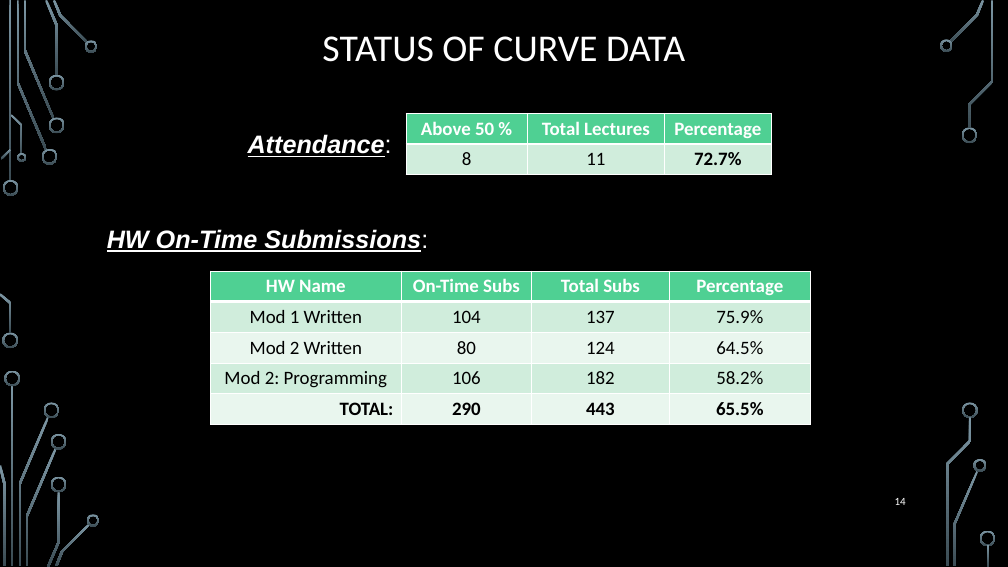
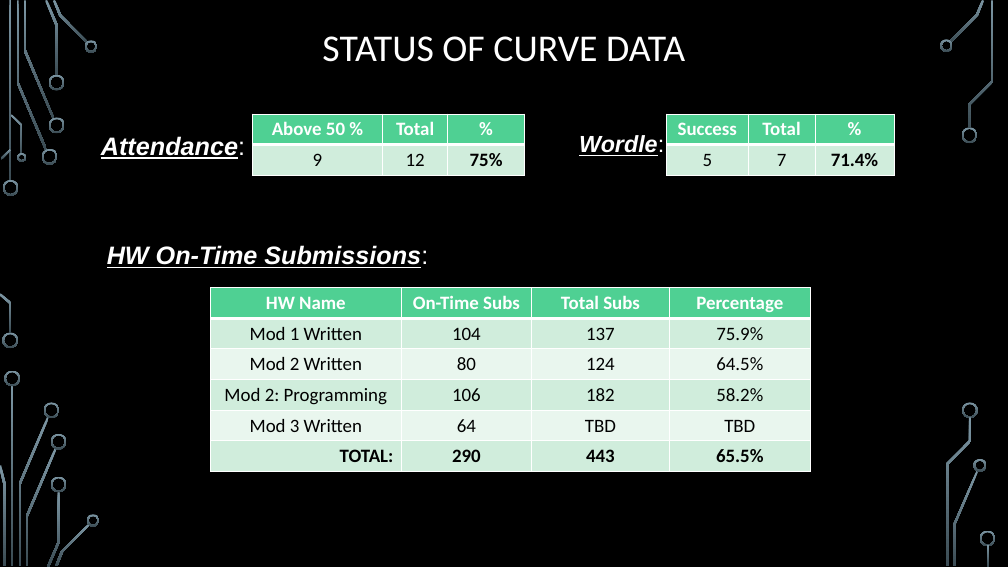
Before and after one commit to markfloryan/dmt2, a slide deck: slide 15 of slides/00-DailyAnnouncements.pptx (slide 14 before the commit). Drawn at 1008x567 pixels with LibreOffice and Linux fonts; fonts in the diff are those of the drawing; background and template pictures are left out. Boxes give left, top, right and bottom in pixels: in the first picture for what was removed or moved away, otherwise in the second. Text is boxed around its words. In the diff, an @@ line names an element or a change of style, - is before the commit and + after.

```diff
--- a/slides/00-DailyAnnouncements.pptx
+++ b/slides/00-DailyAnnouncements.pptx
@@ table at (x1=253, y1=114, x2=525, y2=175) @@
-row 1, column 2: Total Lectures
+row 1, column 2: Total
-row 1, column 3: Percentage
+row 1, column 3: %
-row 2: 8 | 11 | 72.7%
+row 2: 9 | 12 | 75%
@@ table resized from (x1=406, y1=113, x2=771, y2=175) to (x1=253, y1=114, x2=525, y2=175) @@
@@ table added at (x1=667, y1=114, x2=895, y2=175), 2 rows, 3 columns @@
+Success | Total | %
+5 | 7 | 71.4%
@@ text "Attendance:" moved from (x1=248, y1=134, x2=392, y2=157) to (x1=101, y1=136, x2=245, y2=159) @@
@@ text added at (x1=579, y1=135, x2=664, y2=156), 22.2 pt, text #FFFFFF, bold, italic, underline @@
+Wordle:
@@ text "HW On-Time Submissions:" moved from (x1=107, y1=229, x2=428, y2=252) to (x1=107, y1=245, x2=428, y2=268) @@
@@ table at (x1=211, y1=287, x2=811, y2=471) @@
+row 5: Mod 3 Written | 64 | TBD | TBD
@@ table resized from (x1=211, y1=271, x2=811, y2=425) to (x1=211, y1=287, x2=811, y2=471) @@
@@ page number removed at (x1=895, y1=498, x2=906, y2=505) @@
-14
```
Also in this commit, not shown: 1 slide added, 2 other files.
